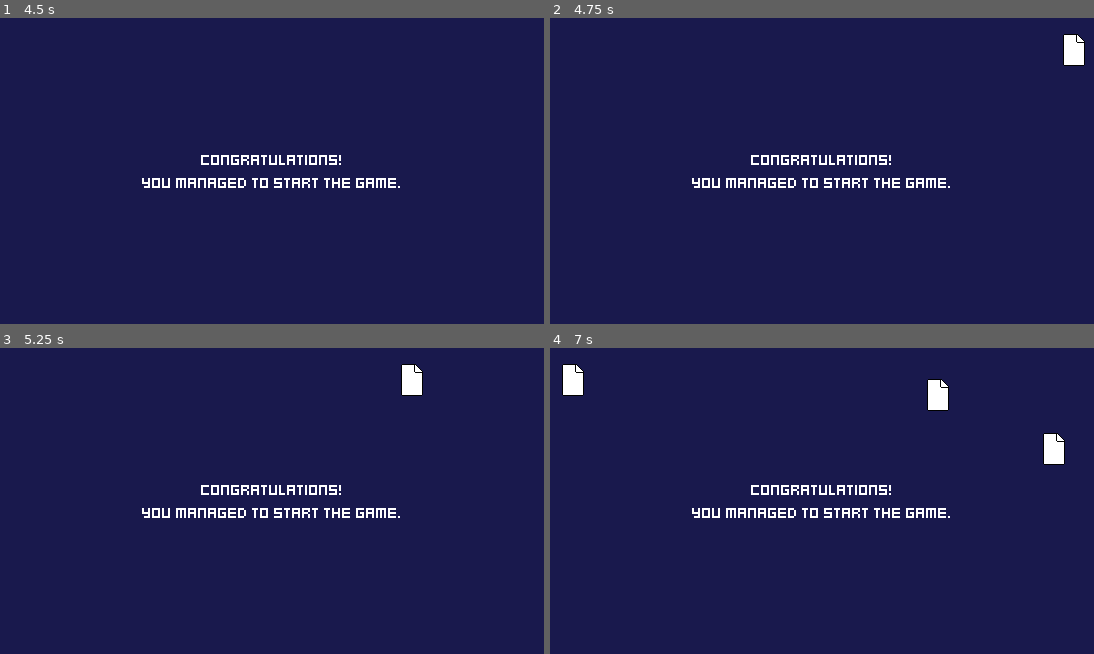
Above: before the commit, frames 1-4 (two rows, left to right).
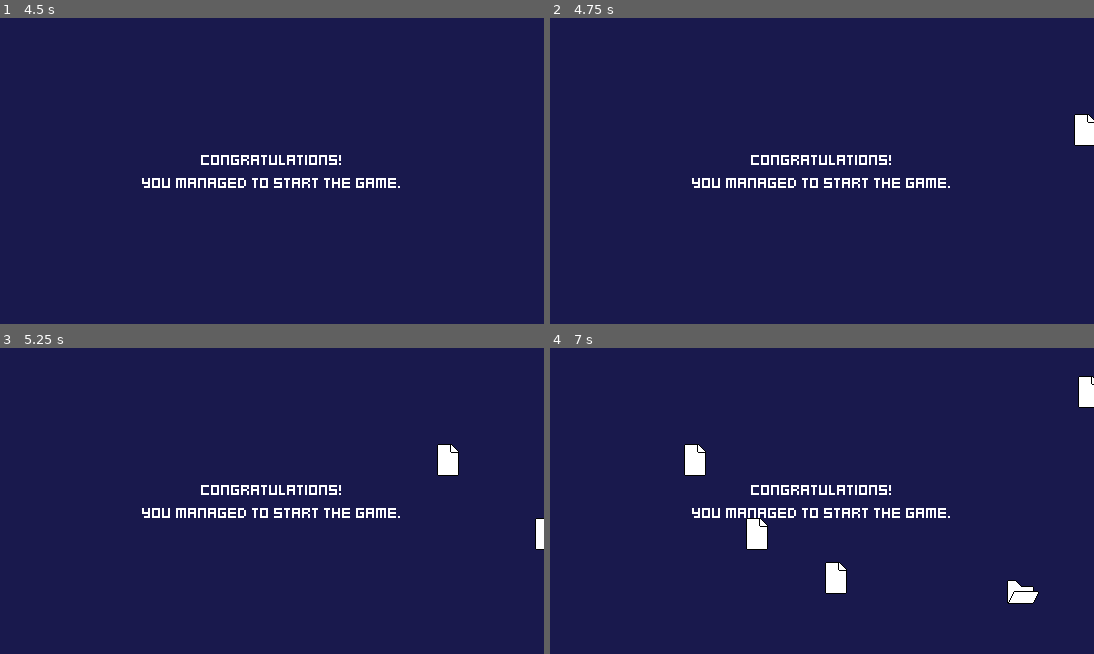
Above: after the commit, the same moments.

Repository: paul-maxime/one-more-folder
Game: Godot game, scene res://Scenes/VictoryScreen.tscn
Same seed, same stepped clock (60 frames per second), same inputs: the game is played once before the commit and once after it. This scene is started directly instead of the project's main scene.
Inputs (mouse positions are in pixels of both pictures, inside the frame that each line leads up to):
- Up to frame 1 (4.5 s): tap Enter at 0.5, 3.5 s; move the mouse to (391, 155) at 0.52 s; click (391, 155) at 0.67 s; drag from (163, 186) to (244, 232) at 1.27 s; tap Space at 2, 4.25 s; move the mouse to (326, 103) at 2.02 s; click (326, 103) at 2.17 s; drag from (244, 232) to (108, 125) at 2.77 s; move the mouse to (435, 216) at 3.52 s; click (435, 216) at 3.67 s; drag from (108, 125) to (190, 94) at 4.27 s
- Up to frame 2 (4.75 s): no input
- Up to frame 3 (5.25 s): move the mouse to (299, 501) at 5.02 s; click (299, 501) at 5.17 s
- Up to frame 4 (7 s): drag from (740, 424) to (713, 516) at 5.77 s; move the mouse to (941, 485) at 6.52 s; click (941, 485) at 6.67 s

Frame 1 is identical in both runs. In frame 2, 0.8% of the frame differs, in the area x 94-100%, y 5-42%; in frame 3, 1.0%; in frame 4, 3.1%, in the area x 2-100%, y 5-84%.

Commit message:
Add text windows, error messages, more sounds, beginning for game

Diff:
--- a/Scenes/File.tscn
+++ b/Scenes/File.tscn
@@ -2,7 +2,7 @@
 
 [ext_resource type="Script" uid="uid://dfsjuee6nxsra" path="res://Scripts/File.gd" id="1_wvf65"]
 [ext_resource type="Texture2D" uid="uid://dhnygvqgx1k7q" path="res://Assets/file.png" id="2_bb4b2"]
-[ext_resource type="FontFile" uid="uid://dy2pqiwq5k0rt" path="res://Assets/Kenney Mini Square.ttf" id="3_omfu5"]
+[ext_resource type="FontFile" uid="uid://dy2pqiwq5k0rt" path="res://Assets/Fonts/Kenney Mini Square.ttf" id="3_omfu5"]
 
 [node name="File" type="Node2D"]
 script = ExtResource("1_wvf65")
--- a/Scenes/MainScene.tscn
+++ b/Scenes/MainScene.tscn
@@ -6,12 +6,16 @@
 [ext_resource type="AudioStream" uid="uid://cv7xnxracourj" path="res://Assets/Audio/click_002.ogg" id="4_qxria"]
 [ext_resource type="AudioStream" uid="uid://cqobc5wxky83t" path="res://Assets/Audio/switch_005.ogg" id="4_y4jh7"]
 [ext_resource type="AudioStream" uid="uid://bjqs0mo1vi55u" path="res://Assets/Audio/click_005.ogg" id="5_y4jh7"]
+[ext_resource type="AudioStream" uid="uid://dvbg1vcwt3lkh" path="res://Assets/Audio/error_006.ogg" id="6_q68mp"]
 
-[node name="MainScene" type="Node2D"]
+[node name="MainScene" type="Node"]
 script = ExtResource("1_qxria")
 
-[node name="File" parent="." instance=ExtResource("2_nhkr4")]
-position = Vector2(200, 100)
+[node name="GameFolder" parent="." instance=ExtResource("2_nhkr4")]
+position = Vector2(144, 120)
+
+[node name="SystemFolder" parent="." instance=ExtResource("2_nhkr4")]
+position = Vector2(48, 48)
 
 [node name="WindowsManager" type="Node" parent="."]
 script = ExtResource("1_tr2i4")
@@ -24,5 +28,8 @@
 [node name="CannotOpenSoundPlayer" type="AudioStreamPlayer" parent="."]
 stream = ExtResource("5_y4jh7")
 
+[node name="ErrorSoundPlayer" type="AudioStreamPlayer" parent="."]
+stream = ExtResource("6_q68mp")
+
 [node name="CloseSoundPlayer" type="AudioStreamPlayer" parent="."]
 stream = ExtResource("4_qxria")
--- a/Scenes/VictoryScreen.tscn
+++ b/Scenes/VictoryScreen.tscn
@@ -1,8 +1,9 @@
-[gd_scene load_steps=6 format=3 uid="uid://2fmi0i3pgv45"]
+[gd_scene load_steps=7 format=3 uid="uid://2fmi0i3pgv45"]
 
 [ext_resource type="Script" uid="uid://clps2cmvd3bml" path="res://Scripts/VictoryScreen.gd" id="1_2n4xq"]
 [ext_resource type="Script" uid="uid://bcvjougs76l4c" path="res://Scripts/MovingFilesSpawner.gd" id="2_8kq2x"]
-[ext_resource type="FontFile" uid="uid://dy2pqiwq5k0rt" path="res://Assets/Kenney Mini Square.ttf" id="2_rc3hl"]
+[ext_resource type="FontFile" uid="uid://dy2pqiwq5k0rt" path="res://Assets/Fonts/Kenney Mini Square.ttf" id="2_rc3hl"]
+[ext_resource type="AudioStream" uid="uid://bgr3dep7nnkl5" path="res://Assets/Audio/confirmation_002.ogg" id="4_fjces"]
 [ext_resource type="AudioStream" uid="uid://wqqgbeujyee1" path="res://Assets/Audio/close_004.ogg" id="4_j7jqh"]
 [ext_resource type="AudioStream" uid="uid://duws1sg2dpvdn" path="res://Assets/Audio/error_007.ogg" id="5_fjces"]
 
@@ -47,6 +48,10 @@
 text = "#_________"
 horizontal_alignment = 1
 
+[node name="VictorySoundPlayer" type="AudioStreamPlayer" parent="."]
+stream = ExtResource("4_fjces")
+volume_db = -5.0
+
 [node name="ShotSoundPlayer" type="AudioStreamPlayer" parent="."]
 stream = ExtResource("4_j7jqh")
 volume_db = -5.0
--- a/Scenes/Window.tscn
+++ b/Scenes/Window.tscn
@@ -1,8 +1,9 @@
-[gd_scene load_steps=4 format=3 uid="uid://bri7vsid2vq5y"]
+[gd_scene load_steps=5 format=3 uid="uid://bri7vsid2vq5y"]
 
 [ext_resource type="Script" uid="uid://bx21dicgl0obu" path="res://Scripts/Window.gd" id="1_808q2"]
-[ext_resource type="FontFile" uid="uid://dy2pqiwq5k0rt" path="res://Assets/Kenney Mini Square.ttf" id="2_1ooxe"]
+[ext_resource type="FontFile" uid="uid://dy2pqiwq5k0rt" path="res://Assets/Fonts/Kenney Mini Square.ttf" id="2_1ooxe"]
 [ext_resource type="Texture2D" uid="uid://cgie70wf8k6af" path="res://Assets/header-close.png" id="3_eo2qm"]
+[ext_resource type="FontFile" uid="uid://dkv74odn0s4st" path="res://Assets/Fonts/Pixolletta8px.ttf" id="4_1ooxe"]
 
 [node name="Window" type="Node2D"]
 script = ExtResource("1_808q2")
@@ -28,3 +29,28 @@
 position = Vector2(64, 0)
 texture = ExtResource("3_eo2qm")
 centered = false
+
+[node name="WindowText" type="Label" parent="."]
+visible = false
+offset_left = 8.0
+offset_top = 24.0
+offset_right = 70.0
+offset_bottom = 34.0
+theme_override_colors/font_color = Color(0, 0, 0, 1)
+theme_override_fonts/font = ExtResource("4_1ooxe")
+theme_override_font_sizes/font_size = 10
+text = "window text"
+metadata/_edit_use_anchors_ = true
+
+[node name="ErrorText" type="Label" parent="."]
+visible = false
+offset_left = 8.0
+offset_top = 22.0
+offset_right = 70.0
+offset_bottom = 32.0
+theme_override_colors/font_color = Color(0, 0, 0, 1)
+theme_override_constants/line_spacing = 0
+theme_override_fonts/font = ExtResource("2_1ooxe")
+theme_override_font_sizes/font_size = 8
+text = "window text"
+metadata/_edit_use_anchors_ = true
--- a/Scripts/File.gd
+++ b/Scripts/File.gd
@@ -13,6 +13,8 @@
 			if event.double_click:
 				$"/root/MainScene".open_file($VBoxContainer/Filename.text)
 			elif event.pressed:
+				if get_parent() is Node2D:
+					$"/root/MainScene/WindowsManager".focus_window(get_parent())
 				$"/root/MainScene/WindowsManager".select_file(self)
 
 func was_selected() -> void:
--- a/Scripts/MainScene.gd
+++ b/Scripts/MainScene.gd
@@ -6,40 +6,82 @@
 	if OS.get_name() == "Windows" || OS.get_name() == "Linux":
 		get_window().size *= 2
 		get_window().move_to_center()
-	$File.init("game folder", true)
+	$GameFolder.init("game folder", true)
+	$SystemFolder.init("system folder", true)
 
 func open_file(filename: String) -> void:
 	filename = filename.replace("\n", " ")
 	if filename == "game folder":
 		var window = $WindowsManager.create_window(filename)
-		window.create_file("un fichier")
-		window.create_file("un fichier")
-		window.create_file("un fichier")
+		window.create_file("how to play.txt")
+		window.create_folder("binaries")
+		window.create_folder("manual")
+		$WindowsManager.open_window(window)
+	elif filename == "how to play.txt":
+		var window = $WindowsManager.create_window(filename)
+		window.display_text("Thanks for downloading our game!\nTo play, just run the executable in BINARIES.\n\nIf you don't know which architecture you\nare using, refer to the manual.")
+		$WindowsManager.open_window(window)
+	elif filename == "binaries":
+		var window = $WindowsManager.create_window(filename)
+		window.create_folder("arch_x17")
+		window.create_folder("arch_x24")
+		window.create_folder("arch_x33")
+		window.create_folder("arch_x38")
+		window.create_folder("arch_x44")
 		window.goto_next_line()
-		window.create_file("un fichier")
-		window.create_file("un fichier plus long")
-		window.create_file("un fichier")
+		window.create_folder("arch_x48")
+		window.create_folder("arch_x65")
+		window.create_folder("arch_x77")
+		window.create_folder("arch_x88")
+		window.create_folder("arch_x97")
+		$WindowsManager.open_window(window)
+	elif filename.begins_with("arch_x") && !filename.contains("_v"):
+		var window = $WindowsManager.create_window(filename)
+		window.create_folder(filename + "_v1")
+		window.create_folder(filename + "_v2")
+		window.create_folder(filename + "_v3")
 		window.goto_next_line()
-		window.create_file("un fichier")
-		window.goto_next_line()
-		window.create_file("un fichier")
-		window.create_folder("un super\ndossier")
-		window.finalize_window()
+		window.create_folder(filename + "_v4")
+		window.create_folder(filename + "_v5")
+		window.create_folder(filename + "_v6")
 		$WindowsManager.open_window(window)
-	elif filename == "un super dossier":
+	elif filename.begins_with("arch_x") && filename.contains("_v"):
 		var window = $WindowsManager.create_window(filename)
-		window.create_file("data")
-		window.create_folder("empty")
-		window.create_file("thing")
-		window.finalize_window()
+		window.create_file("game_" + filename.replace("arch_", "") + ".exe")
+		window.create_folder("tools_" + filename.replace("arch_", ""))
 		$WindowsManager.open_window(window)
-	elif filename == "empty":
-		var window = $WindowsManager.create_window(filename)
-		window.finalize_window()
-		$WindowsManager.open_window(window)
-	elif filename == "data":
+	elif filename == "game_x38_v5.exe":
 		add_child(victory_scene.instantiate())
 		$OpenSoundPlayer.play()
+	elif filename.begins_with("game_") && filename.ends_with(".exe"):
+		var window = $WindowsManager.create_window(filename)
+		window.display_error("error: invalid architecture")
+		$WindowsManager.open_window(window)
+	elif filename == "manual":
+		var window = $WindowsManager.create_window(filename)
+		window.create_file("architectures.txt")
+		$WindowsManager.open_window(window)
+	elif filename == "architectures.txt":
+		var window = $WindowsManager.create_window(filename)
+		window.display_text("Unsure which architecture folder you are using?\nDon't worry!\n\nYou can easily check your current architecture\nby reading the ARCH.INI file in your system folder.")
+		$WindowsManager.open_window(window)
+	elif filename == "system folder":
+		var window = $WindowsManager.create_window(filename)
+		window.create_folder("sys")
+		window.create_file("arch.ini")
+		$WindowsManager.open_window(window)
+	elif filename == "arch.ini":
+		var window = $WindowsManager.create_window(filename)
+		window.display_text("; this file has been deprecated\n; please check the SYS folder instead")
+		$WindowsManager.open_window(window)
+	elif filename == "sys":
+		var window = $WindowsManager.create_window(filename)
+		window.create_file("current-arch.ini")
+		$WindowsManager.open_window(window)
+	elif filename == "current-arch.ini":
+		var window = $WindowsManager.create_window(filename)
+		window.display_text("[arch]\ncurrent_arch = arch_x38_v5")
+		$WindowsManager.open_window(window)
 	else:
 		$CannotOpenSoundPlayer.play()
 		$WindowsManager.unselect_current_file()
--- a/Scripts/MovingFile.gd
+++ b/Scripts/MovingFile.gd
@@ -6,6 +6,9 @@
 var is_destroying = false
 
 func _ready() -> void:
+	var is_folder = randi() % 2 == 1
+	if is_folder:
+		texture = load("res://Assets/folder.png");
 	var from_left_side: bool = randi() % 2 == 1
 	speed = randf_range(100.0, 250.0)
 	position.y = randi_range(16, int(get_viewport_rect().end.y) - 16)
--- a/Scripts/MovingFilesSpawner.gd
+++ b/Scripts/MovingFilesSpawner.gd
@@ -8,5 +8,5 @@
     if !visible: return
     next_spawn_in -= delta
     if next_spawn_in < 0:
-        next_spawn_in += 1.0
+        next_spawn_in += randf_range(0.5, 1.0)
         add_child(moving_file_scene.instantiate())
--- a/Scripts/VictoryScreen.gd
+++ b/Scripts/VictoryScreen.gd
@@ -30,8 +30,9 @@
 func congratz() -> void:
 	is_loading = false
 	is_playing = true
+	$VictorySoundPlayer.play()
+	$MovingFilesSpawner.show()
 	$CanvasLayer/CenterContainer.mouse_default_cursor_shape = Input.CURSOR_CROSS
-	$MovingFilesSpawner.show()
 	$CanvasLayer/CenterContainer/VBoxContainer/LoadingProgress.hide()
 	$CanvasLayer/CenterContainer/VBoxContainer/LoadingLabel.text = "Congratulations!\nYou managed to start the game."
 
--- a/Scripts/Window.gd
+++ b/Scripts/Window.gd
@@ -13,6 +13,9 @@
 var next_file_new_line: bool = false
 var minimum_window_size: Vector2i = Vector2i.ZERO
 
+var is_text = false
+var is_error = false
+
 func _ready() -> void:
 	windows_manager = $"/root/MainScene/WindowsManager"
 
@@ -26,9 +29,22 @@
 	file.init(filename, true)
 	add_file(file)
 
+func display_text(text: String) -> void:
+	is_text = true
+	$WindowText.text = text
+	$WindowText.show()
+	size_in_pixels = $WindowText.size + $WindowText.position + Vector2(8, 8)
+
+func display_error(text: String) -> void:
+	is_error = true
+	$ErrorText.text = text
+	$ErrorText.show()
+	size_in_pixels = $ErrorText.size + $ErrorText.position + Vector2(8, 8)
+
 func finalize_window() -> void:
-	if size_in_pixels.x < 120: size_in_pixels.x = 120
-	if size_in_pixels.y < 74: size_in_pixels.y = 74
+	if !is_error && !is_text:
+		if size_in_pixels.x < 120: size_in_pixels.x = 120
+		if size_in_pixels.y < 74: size_in_pixels.y = 74
 	$CloseButton.position = Vector2(size_in_pixels.x - 16, 0)
 	$Background.size = size_in_pixels
 	spawn_window_elements()
--- a/Scripts/WindowsManager.gd
+++ b/Scripts/WindowsManager.gd
@@ -25,7 +25,11 @@
 	return window
 
 func open_window(window: Node2D) -> void:
-	$"../OpenSoundPlayer".play()
+	if window.is_error:
+		$"../ErrorSoundPlayer".play()
+	else:
+		$"../OpenSoundPlayer".play()
+	window.finalize_window()
 	window.position = floor(get_viewport().get_mouse_position() - window.size_in_pixels / 2)
 	window.clamp_position()
 	windows.push_front(window)
Not shown, added: Assets/Audio/confirmation_002.ogg.import
Not shown, added: Assets/Audio/error_006.ogg.import
Renamed: Assets/Kenney Mini Square.ttf -> Assets/Fonts/Kenney Mini Square.ttf
Not shown, added: Assets/Fonts/Kenney Mini Square.ttf.import
Binary file added: Assets/Fonts/Pixolletta8px.ttf
Not shown, changed: Assets/Fonts/Pixolletta8px.ttf.import
Not shown: 1 places in Scenes/MainScene.tscn that only renumber resources
Not shown, added: Assets/Audio/confirmation_002.ogg
Not shown, added: Assets/Audio/error_006.ogg
